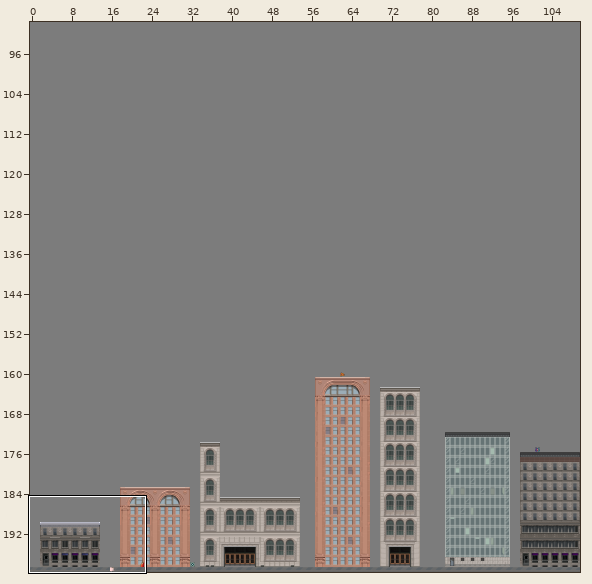
Tiled map (JSON): City.tmj. The picture above shows the old version from afar; the outline marks the close-up.
Close-up. Earlier state:
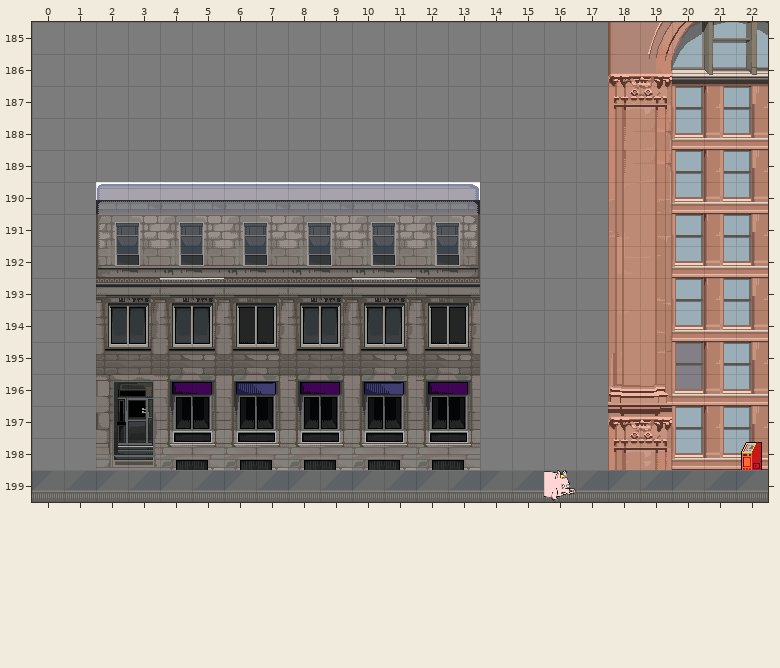
Cells are 32x32 px. Shown: x 0..22, y 185..199. The commit also changed other parts of the map, which this record leaves out.
And afterwards:
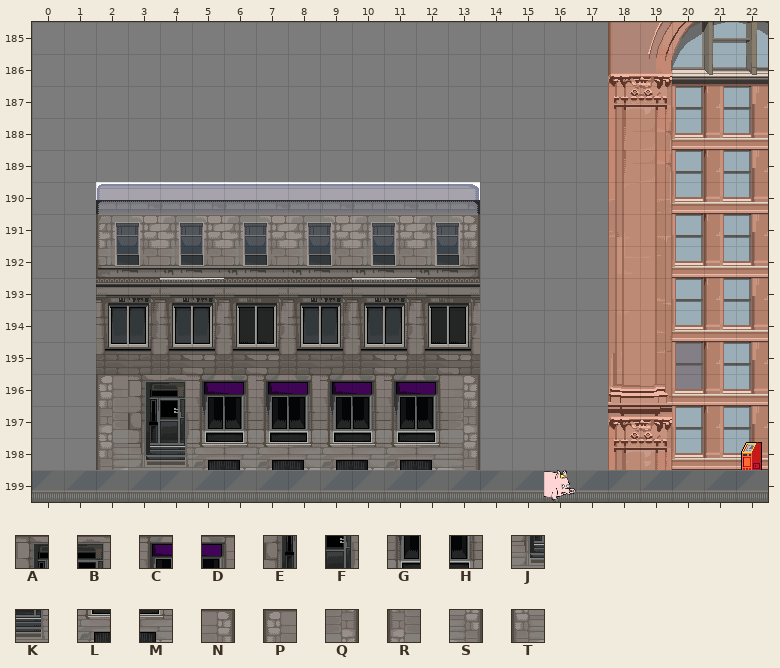
Key: from "CityTilesMain2": A 336, B 337, C 338, D 339, E 352, F 353, G 354, H 355, J 368, K 369, L 370, M 371, N 440, P 441, Q 456, R 457, S 472, T 473.
_ is an empty cell.
Edits made:
Layer "City Overlay":
y 196: x 2..13 ____________ -> PABCDCDCDCDN
y 197: x 2..13 ____________ -> REFGHGHGHGHQ
y 198: x 2..13 ____________ -> TJKLMLMLMLMS
Pixel boxes of the changes (left, top, right, bottom) in both close-ups:
added: (96, 375, 480, 470)
